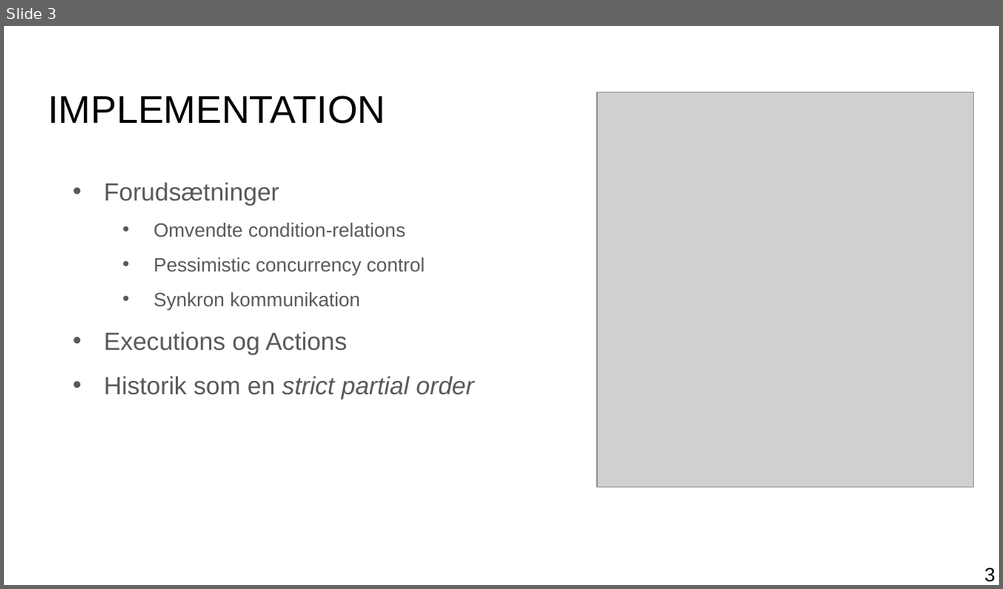
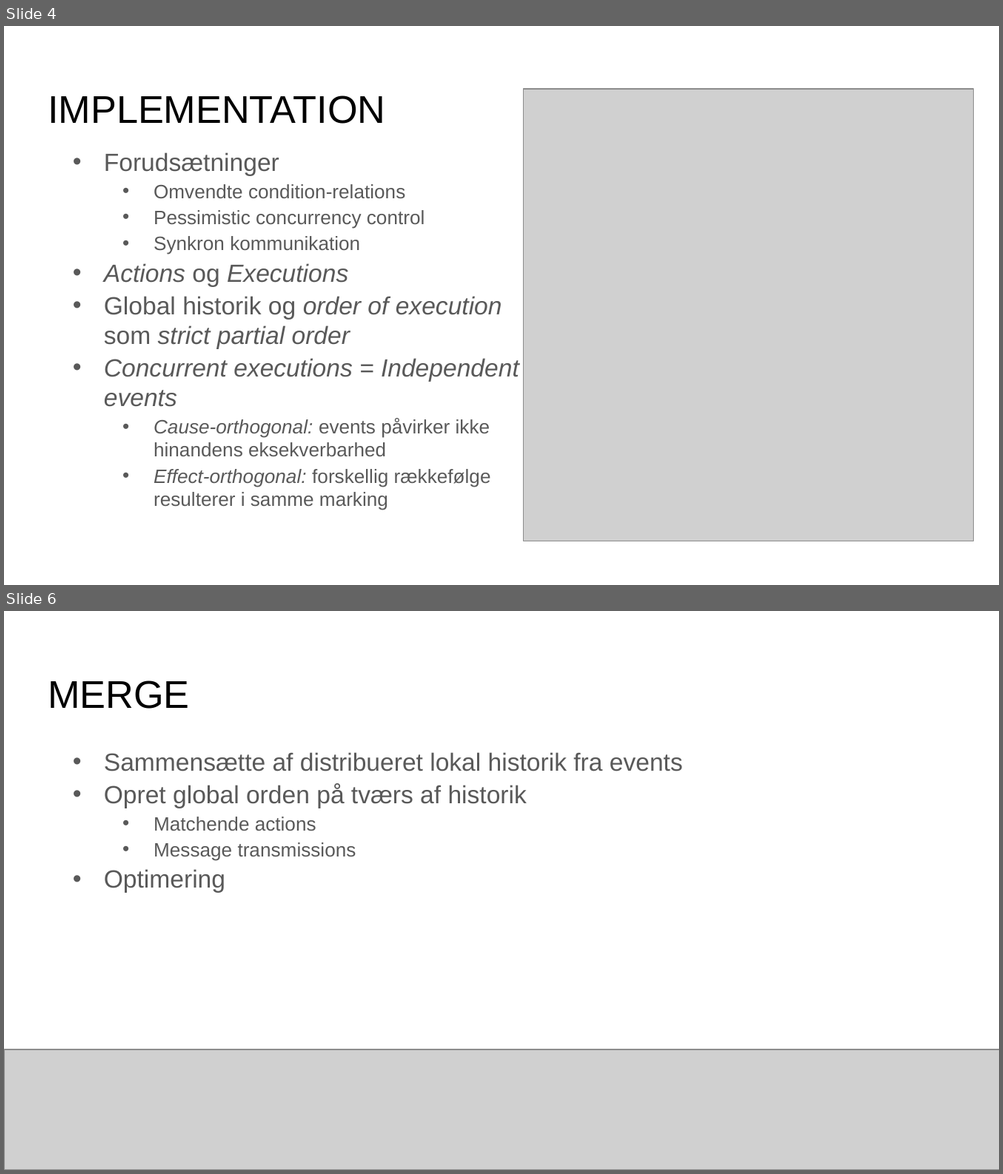
Before and after one commit to mikaellindemann/Distributed-Consensus, a slide deck: doc/Exam/Exam.pptx. Shown one above the other, each under a label of ours: slide 3 before the commit, slides 4 and 6 after it; the slides between them are not shown. The pictures are 1003x589 and 1003x1174 pixels, drawn with LibreOffice and Linux fonts; fonts in the diff are those of the drawing; grey boxes stand for pictures. Boxes give left, top, right and bottom in pixels: in the first picture for what was removed or moved away, otherwise in the second. Text is boxed around its words. In the diff, an @@ line names an element or a change of style, - is before the commit and + after.

```diff
--- a/doc/Exam/Exam.pptx
+++ b/doc/Exam/Exam.pptx
@@ slide 6 added at [4, 611, 999, 1170], background #FFFFFF @@
@@ title added at [48, 681, 189, 709], 28 pt, text #000000 @@
+MERGE
@@ text added at [104, 752, 683, 892], 18 pt, text #595959 @@
+• Sammensætte af distribueret lokal historik fra events
+• Opret global orden på tværs af historik
+  • Matchende actions
+  • Message transmissions
+• Optimering
@@ picture added at [4, 1050, 999, 1170] @@
@@ what was slide 3 is now slide 4 @@
@@ slide 4 changed as well @@
@@ picture: place and size @@
-picture at [597, 93, 973, 488]
+picture at [523, 89, 973, 541]
@@ text "Forudsætninger": place and size @@
-text "Forudsætninger" at [104, 182, 474, 399]
+text "Forudsætninger" at [104, 153, 519, 511]
@@ text at [104, 153, 425, 255]: line spacing 1.5 to 1; more space between paragraphs @@
@@ text at [104, 264, 519, 511]: text changed; size 18 to 14 pt; italic on @@
-• Executions og Actions
-• Historik som en strict partial order
+• Actions og Executions
+• Global historik og order of execution
+  som strict partial order
+• Concurrent executions = Independent
+  events
+  • Cause-orthogonal: events påvirker ikke
+    hinandens eksekverbarhed
+  • Effect-orthogonal: forskellig rækkefølge
+    resulterer i samme marking
@@ page number removed at [984, 568, 995, 582] @@
-3
```
Also in this commit, not shown: 11 other slides changed, 6 other slides added, 4 slides removed, 2 other files.
